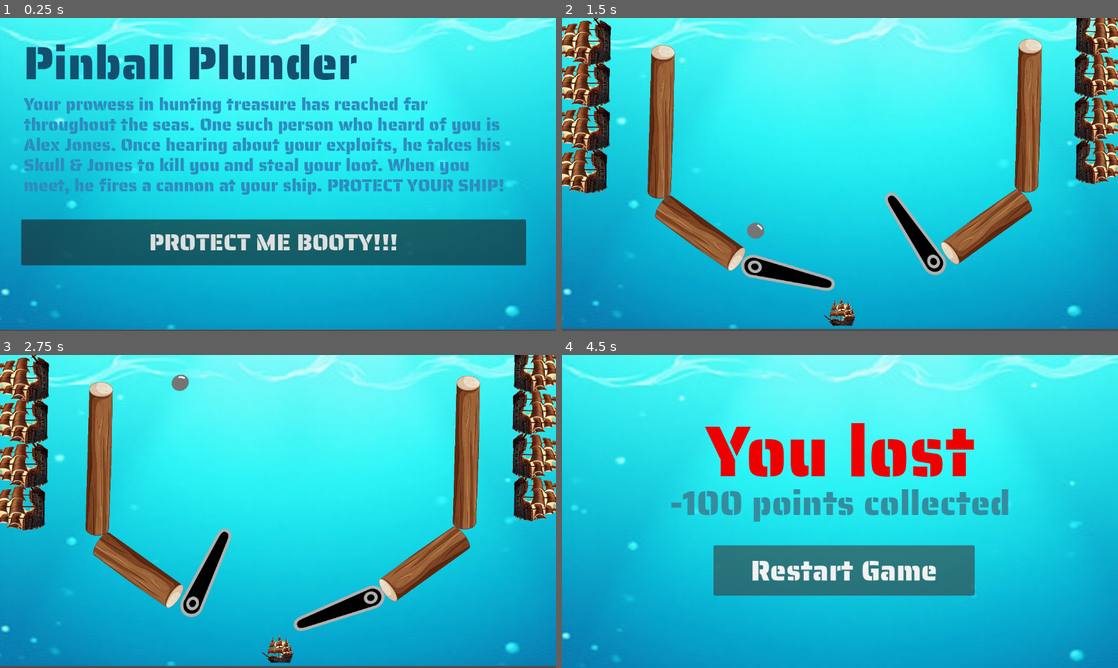
Above: before the commit, frames 1-4 (two rows, left to right).
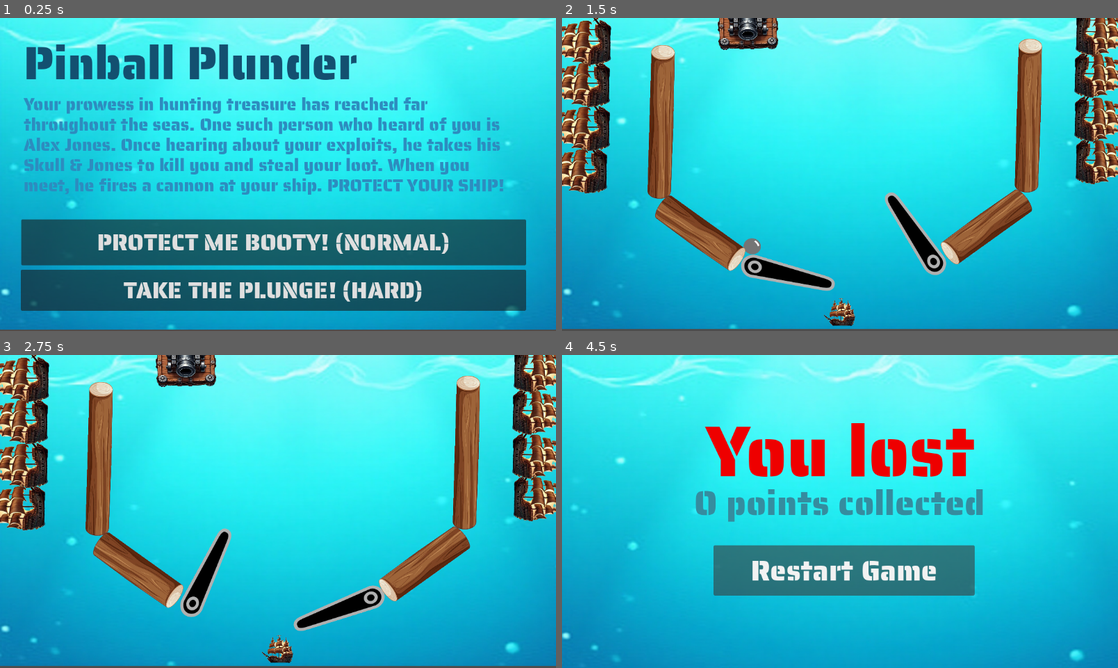
Above: after the commit, the same moments.

Repository: amodhakal/pinball-plunder
Game: Godot game, scene res://scenes/Title.tscn
The game is run twice, just before and just after one commit, with the same random seed, the same clock (stepped at 60 frames per second) and the same inputs.
Inputs:
- Up to frame 1 (0.25 s): no input
- Up to frame 2 (1.5 s): click "PROTECT ME BOOTY!!!" (after the commit: "PROTECT ME BOOTY! (NORMAL)") at 0.5 s; hold D (flip_right) from 1.28 s (still down)
- Up to frame 3 (2.75 s): release D (flip_right) at 2.03 s; hold A (flip_left) from 2.03 s (still down)
- Up to frame 4 (4.5 s): release A (flip_left) at 2.78 s; hold D (flip_right) 2.78-4.28 s; hold A (flip_left) from 4.28 s (still down)

The runs differ from the first frame. In frame 1, 14% of the frame differs, in the area x 3-95%, y 68-94%; in frame 2, 1.3%; in frame 3, 1.1%; in frame 4, 2.6%.

Commit message:
Added hard mode but ball needs to register with loss

Diff:
--- a/project.godot
+++ b/project.godot
@@ -17,6 +17,7 @@
 [autoload]
 
 PointManager="*res://scripts/PointManager.gd"
+Globals="*res://scripts/Globals.gd"
 
 [display]
 
--- a/scenes/Game.tscn
+++ b/scenes/Game.tscn
@@ -1,13 +1,16 @@
-[gd_scene load_steps=19 format=3 uid="uid://clo5ro7xhnnkh"]
+[gd_scene load_steps=23 format=3 uid="uid://d0cc1r2q15clm"]
 
 [ext_resource type="Texture2D" uid="uid://dcqt8bqykipxn" path="res://assets/background.png" id="1_s0mc2"]
 [ext_resource type="Script" path="res://scripts/Game.gd" id="1_shevl"]
 [ext_resource type="Texture2D" uid="uid://dvciojc1o2mq2" path="res://assets/flipper.png" id="2_vbjh6"]
+[ext_resource type="Script" path="res://scenes/hard_ball_physics.gd" id="4_7v3x8"]
 [ext_resource type="Texture2D" uid="uid://bs67gss42v31x" path="res://assets/ball.png" id="5_4nvdx"]
 [ext_resource type="Script" path="res://scripts/right_flipper.gd" id="5_ds74c"]
 [ext_resource type="Texture2D" uid="uid://dchbodow31k6x" path="res://assets/ship.png" id="6_11a6p"]
 [ext_resource type="Script" path="res://scripts/left_flipper.gd" id="8_ifxht"]
 [ext_resource type="Texture2D" uid="uid://dou8vkm6u1mno" path="res://assets/log.png" id="9_5ktfj"]
+[ext_resource type="Texture2D" uid="uid://dxqxgxemh0xqh" path="res://assets/truecannon.png" id="9_y32yo"]
+[ext_resource type="Script" path="res://scenes/hard_cannon.gd" id="10_jvp2g"]
 
 [sub_resource type="GDScript" id="GDScript_qwqy3"]
 script/source = "extends RigidBody2D
@@ -16,10 +19,6 @@
 @export var speed: float = 500  # Adjust the speed of the ball
 
 var velocity = Vector2.ZERO
-
-func _ready():
-	# Set initial velocity
-	velocity = Vector2(100, 300)  # Customize starting speed
 
 func _physics_process(delta):
 	# Move the ball
@@ -53,6 +52,9 @@
 a = Vector2(-872.672, -1268.32)
 b = Vector2(-925.318, 2447.82)
 
+[sub_resource type="RectangleShape2D" id="RectangleShape2D_csjai"]
+size = Vector2(1182, 7)
+
 [sub_resource type="SegmentShape2D" id="SegmentShape2D_m7vtm"]
 a = Vector2(-10, 308)
 b = Vector2(155, 420)
@@ -81,6 +83,7 @@
 texture = ExtResource("1_s0mc2")
 
 [node name="BallPhysics" type="RigidBody2D" parent="."]
+position = Vector2(-6, 64)
 script = SubResource("GDScript_qwqy3")
 
 [node name="CollisionShape2D" type="CollisionShape2D" parent="BallPhysics"]
@@ -88,6 +91,19 @@
 shape = SubResource("CircleShape2D_gfh5p")
 
 [node name="Ball" type="Sprite2D" parent="BallPhysics"]
+position = Vector2(396, 32)
+scale = Vector2(0.473684, 0.433307)
+texture = ExtResource("5_4nvdx")
+
+[node name="HardBallPhysics" type="RigidBody2D" parent="."]
+position = Vector2(338, 64)
+script = ExtResource("4_7v3x8")
+
+[node name="CollisionShape2D" type="CollisionShape2D" parent="HardBallPhysics"]
+position = Vector2(397, 32)
+shape = SubResource("CircleShape2D_gfh5p")
+
+[node name="Ball" type="Sprite2D" parent="HardBallPhysics"]
 position = Vector2(396, 32)
 scale = Vector2(0.473684, 0.433307)
 texture = ExtResource("5_4nvdx")
@@ -213,6 +229,13 @@
 position = Vector2(-147.474, 1497.1)
 shape = SubResource("SegmentShape2D_apihw")
 
+[node name="CollisionShape2D2" type="CollisionShape2D" parent="TopWall"]
+position = Vector2(-1054.9, 2057.91)
+rotation = 1.58857
+scale = Vector2(3.84339, -4.47546)
+skew = -0.0046674
+shape = SubResource("RectangleShape2D_csjai")
+
 [node name="Logs" type="StaticBody2D" parent="."]
 
 [node name="LogSprite2" type="Sprite2D" parent="Logs"]
@@ -267,4 +290,17 @@
 scale = Vector2(0.128402, 0.116188)
 texture = ExtResource("6_11a6p")
 
+[node name="DefaultCannon" type="Sprite2D" parent="."]
+position = Vector2(388, 13)
+rotation = -0.0166885
+scale = Vector2(0.313257, 0.274025)
+texture = ExtResource("9_y32yo")
+
+[node name="HardCannon" type="Sprite2D" parent="."]
+position = Vector2(732, 7)
+rotation = 6.27443
+scale = Vector2(-0.311931, 0.265153)
+texture = ExtResource("9_y32yo")
+script = ExtResource("10_jvp2g")
+
 [connection signal="body_entered" from="Area2D" to="." method="_on_area_2d_body_entered"]
--- a/scenes/Title.tscn
+++ b/scenes/Title.tscn
@@ -55,6 +55,16 @@
 grow_vertical = 2
 theme_override_fonts/font = ExtResource("2_axx4e")
 theme_override_font_sizes/font_size = 48
-text = "PROTECT ME BOOTY!!!"
+text = "PROTECT ME BOOTY! (NORMAL)"
+
+[node name="HardMode" type="Button" parent="."]
+offset_left = 43.0
+offset_top = 521.0
+offset_right = 1090.0
+offset_bottom = 605.0
+theme_override_fonts/font = ExtResource("2_axx4e")
+theme_override_font_sizes/font_size = 48
+text = "TAKE THE PLUNGE! (HARD)"
 
 [connection signal="pressed" from="Play" to="." method="_on_play_pressed"]
+[connection signal="pressed" from="HardMode" to="." method="_on_hard_pressed"]
--- /dev/null
+++ b/scenes/hard_ball_physics.gd
@@ -0,0 +1,30 @@
+extends RigidBody2D
+
+@export var bounce_factor: float = 1.0  # Controls the strength of bounce
+@export var speed: float = 500  # Adjust the speed of the ball
+
+var velocity = Vector2.ZERO
+
+func _ready():
+	# Set initial velocity
+	velocity = Vector2(100, 300)  # Customize starting speed
+	if Globals.gamemode == "normal":
+		queue_free()
+
+func _physics_process(delta):
+	# Move the ball
+	velocity = velocity.normalized() * speed  # Normalize to control consistent speed
+	position += velocity * delta  # Apply the velocity to the ball's position
+
+	# Check if the ball is outside the screen boundaries
+	var screen_rect = get_viewport().get_visible_rect()
+
+	if position.x < screen_rect.position.x:  # Ball goes beyond the left
+		velocity.x = abs(velocity.x)  # Reverse X direction (bounce right)
+	elif position.x > screen_rect.position.x + screen_rect.size.x:  # Ball goes beyond the right
+		velocity.x = -abs(velocity.x)  # Reverse X direction (bounce left)
+
+	if position.y < screen_rect.position.y:  # Ball goes beyond the top
+		velocity.y = abs(velocity.y)  # Reverse Y direction (bounce down)
+	elif position.y > screen_rect.position.y + screen_rect.size.y:  # Ball goes beyond the bottom
+		velocity.y = -abs(velocity.y)  # Reverse Y direction (bounce up)
--- /dev/null
+++ b/scenes/hard_cannon.gd
@@ -0,0 +1,9 @@
+extends Sprite2D
+
+func _ready() -> void:
+	# If the gamemode is normal, remove the sprite node entirely.
+	if Globals.gamemode == "normal":
+		queue_free()
+
+func _process(delta: float) -> void:
+	pass  # Other frame-by-frame code can go here.
--- a/scripts/Game.gd
+++ b/scripts/Game.gd
@@ -4,6 +4,8 @@
 @onready var left_flipper = $LeftFlipper
 @onready var right_flipper = $RightFlipper
 var defeatLvl = "res://scenes/Defeat.tscn"
+
+
 
 func _input(event):
 	if event.is_action_pressed("flip_left"):
--- /dev/null
+++ b/scripts/Globals.gd
@@ -0,0 +1,4 @@
+# Globals.gd
+extends Node
+
+var gamemode: String = "normal"  # Change to "hard" to trigger the hiding.
--- a/scripts/PointManager.gd
+++ b/scripts/PointManager.gd
@@ -9,4 +9,5 @@
 	points += 10
 
 func handleDefeat():
-	points -= 100
+	#points -= 100  it does not make sense to lose points for losing
+	return
--- a/scripts/title.gd
+++ b/scripts/title.gd
@@ -14,5 +14,9 @@
 
 # Go to the Game
 func _on_play_pressed() -> void:
+	Globals.gamemode = "normal"
 	get_tree().change_scene_to_file(gameLvl)
-	pass
+
+func _on_hard_pressed() -> void:
+	Globals.gamemode = "hard"
+	get_tree().change_scene_to_file(gameLvl)
Binary file added: assets/truecannon.png
Not shown, added: assets/truecannon.png.import
